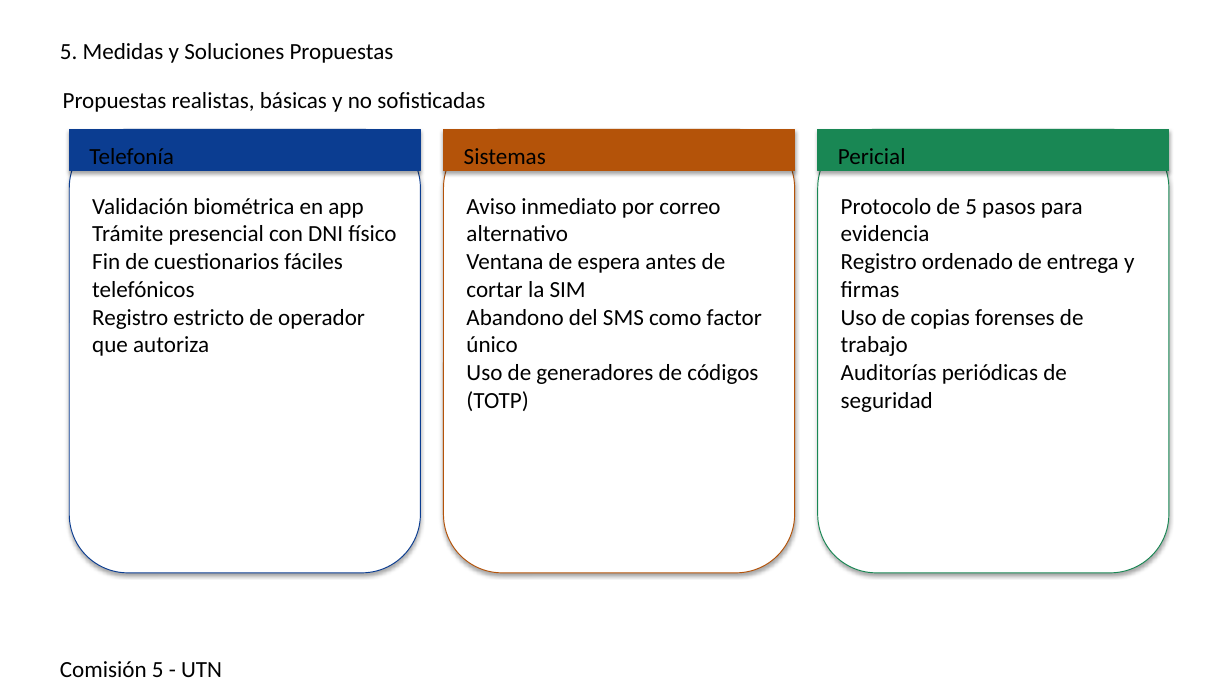
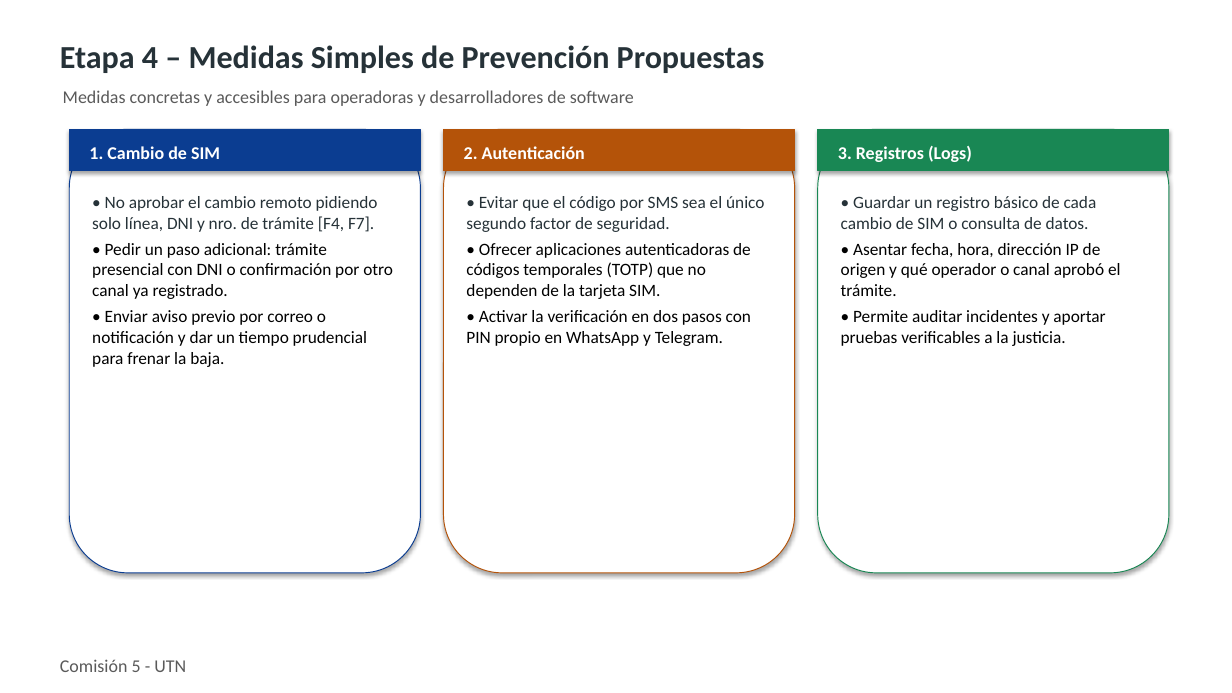
Before and after one commit to GonzaVega/TPI-Legislacion, a slide deck: slide 6 of resolucion-consignas/presentacion-y-guion/Presentacion_TPI_Eje1.pptx. Drawn at 1232x693 pixels with LibreOffice and Linux fonts; fonts in the diff are those of the drawing. Boxes give left, top, right and bottom in pixels: in the first picture for what was removed or moved away, otherwise in the second. Text is boxed around its words. In the diff, an @@ line names an element or a change of style, - is before the commit and + after.

```diff
--- a/resolucion-consignas/presentacion-y-guion/Presentacion_TPI_Eje1.pptx
+++ b/resolucion-consignas/presentacion-y-guion/Presentacion_TPI_Eje1.pptx
@@ text at [60,45,765,73]: text changed; size 18 to 25 pt; text colour #000000 to #263238; bold on @@
-5. Medidas y Soluciones Propuestas
+Etapa 4 – Medidas Simples de Prevención Propuestas
@@ text at [63,90,634,106]: text changed; size 18 to 14 pt; text colour #000000 to #5A5A5A @@
-Propuestas realistas, básicas y no sofisticadas
+Medidas concretas y accesibles para operadoras y desarrolladores de software
@@ text at [89,146,220,159]: text changed; size 18 to 14 pt; text colour #000000 to #FFFFFF; bold on @@
-Telefonía
+1. Cambio de SIM
@@ text at [464,146,585,159]: text changed; size 18 to 14 pt; text colour #000000 to #FFFFFF; bold on @@
-Sistemas
+2. Autenticación
@@ text at [838,146,972,162]: text changed; size 18 to 14 pt; text colour #000000 to #FFFFFF; bold on @@
-Pericial
+3. Registros (Logs)
@@ text at [92,196,393,367]: text changed; size 18 to 13.5 pt @@
-Validación biométrica en app
-Trámite presencial con DNI físico
-Fin de cuestionarios fáciles telefónicos
-Registro estricto de operador que autoriza
+• No aprobar el cambio remoto pidiendo solo línea, DNI y nro. de trámite [F4, F7].
+• Pedir un paso adicional: trámite presencial con DNI o confirmación por otro canal ya registrado.
+• Enviar aviso previo por correo o notificación y dar un tiempo prudencial para frenar la baja.
@@ text at [466,196,764,346]: text changed; size 18 to 13.5 pt @@
-Aviso inmediato por correo alternativo
-Ventana de espera antes de cortar la SIM
-Abandono del SMS como factor único
-Uso de generadores de códigos (TOTP)
+• Evitar que el código por SMS sea el único segundo factor de seguridad.
+• Ofrecer aplicaciones autenticadoras de códigos temporales (TOTP) que no dependen de la tarjeta SIM.
+• Activar la verificación en dos pasos con PIN propio en WhatsApp y Telegram.
@@ text at [841,196,1121,346]: text changed; size 18 to 13.5 pt @@
-Protocolo de 5 pasos para evidencia
-Registro ordenado de entrega y firmas
-Uso de copias forenses de trabajo
-Auditorías periódicas de seguridad
+• Guardar un registro básico de cada cambio de SIM o consulta de datos.
+• Asentar fecha, hora, dirección IP de origen y qué operador o canal aprobó el trámite.
+• Permite auditar incidentes y aportar pruebas verificables a la justicia.
@@ text "Comisión 5 - UTN" at [60,659,186,672]: size 18 to 14 pt, text colour #000000 to #5A5A5A; more space between paragraphs @@
```
Also in this commit, not shown: 8 other slides changed, 1 slide added, 1 slide removed, 34 other files.
